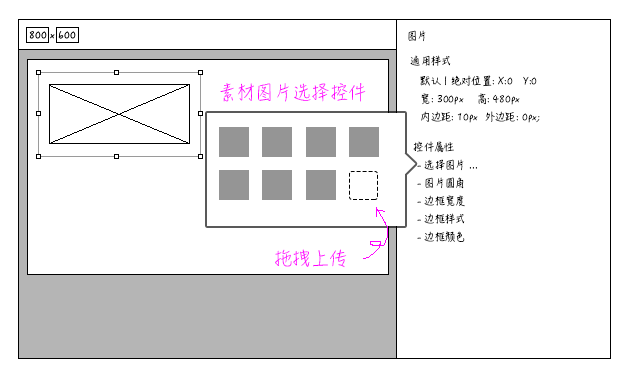
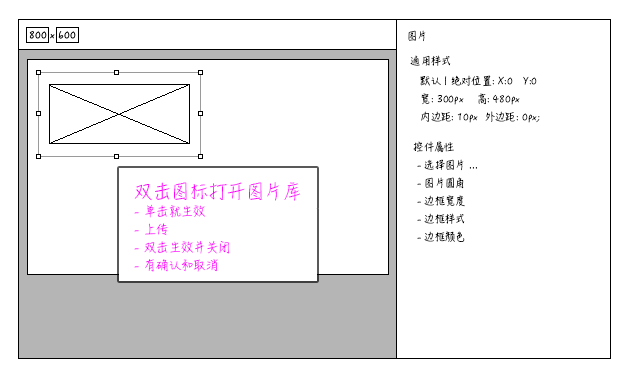
Before/after of a 631 × 380 layered artwork. What changed in the layer stack:
removed group "选择图片界面" (6 layers) over [207, 83, 416, 268]
removed layer "Layer 3" from group "选择图片界面" over [363, 207, 388, 259]
removed layer "拖拽上传" from group "选择图片界面" over [275, 249, 347, 268]
removed layer "Rounded Rectangle 1" from group "选择图片界面" over [349, 171, 378, 200]
removed layer "Layer 2" from group "选择图片界面" over [219, 127, 379, 200]
removed layer "素材图片选择控件" from group "选择图片界面" over [220, 83, 366, 102]
removed layer "Layer 1" from group "选择图片界面" over [207, 113, 416, 226]
added group "图片库" with 2 layers above "属性面板" over [119, 168, 317, 281]
added layer "双击图标打开图片库 - 单击就生效 - 上传 - 双击生效并关闭 - 有确认和取消" in group "图片库" over [134, 182, 300, 272]
added layer "Layer 5" in group "图片库" over [119, 168, 317, 281]
